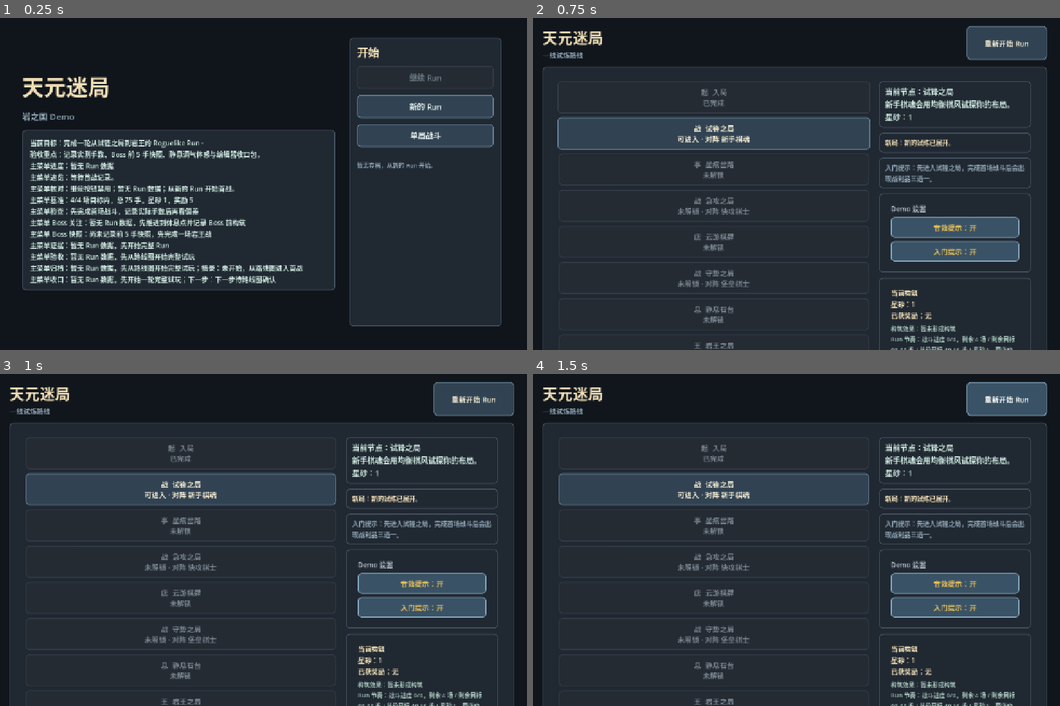
Above: before the commit, frames 1-4 (two rows, left to right).
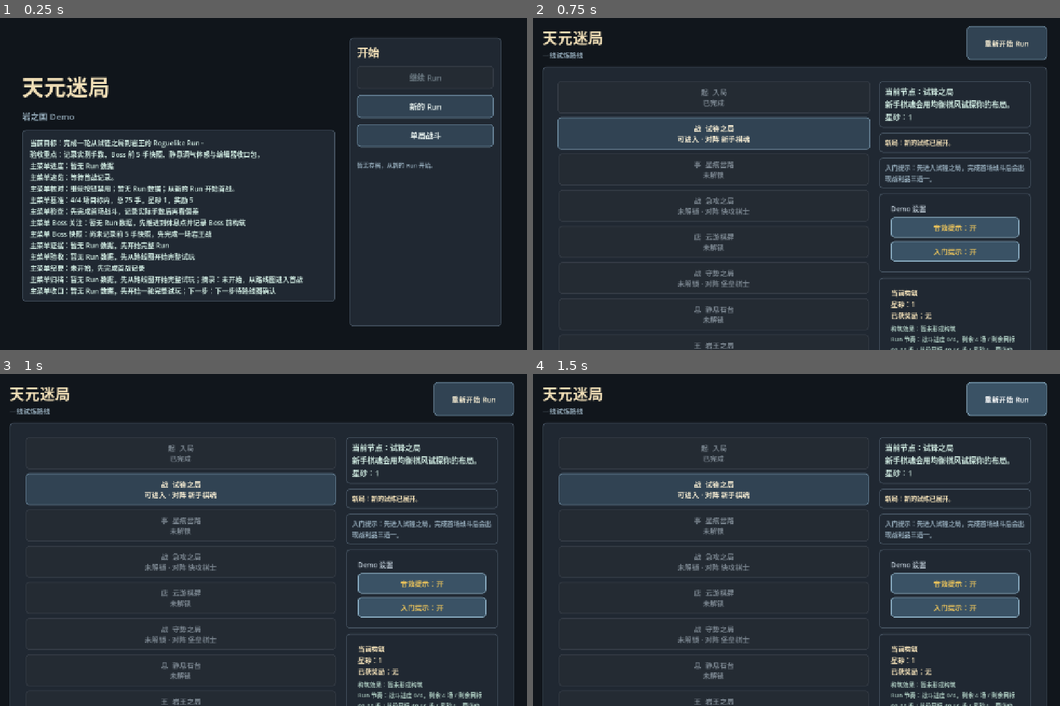
Above: after the commit, the same moments.

Repository: eason522/game
Game: Godot game, scene res://scenes/ui/MainMenu.tscn
The game is run twice, just before and just after one commit, with the same random seed, the same clock (stepped at 60 frames per second) and the same inputs.
Inputs:
- Up to frame 1 (0.25 s): no input
- Up to frame 2 (0.75 s): click "新的 Run" at 0.5 s
- Up to frame 3 (1 s): no input
- Up to frame 4 (1.5 s): click "重新开始 Run" at 1.25 s

The runs differ from the first frame. In frame 1, 2.0% of the frame differs, in the area x 4-64%, y 74-86%; in frame 2, nothing differs; in frame 3, nothing differs; in frame 4, nothing differs.

Commit message:
推进主菜单验收纪要
本轮将编辑器验收纪要前置到 Demo 主菜单，继续 Run 前即可看到未开始、样本未齐、Boss-only 复核或 Demo 验收通过的记录口径。

验证：godot headless 冒烟测试全套通过，并确认 MainMenu 与 RunMap 场景可加载。

Diff:
--- a/scripts/ui/MainMenu.gd
+++ b/scripts/ui/MainMenu.gd
@@ -160,7 +160,7 @@
 		var snapshot_lines: Array = playtest_simulator.get_live_playtest_snapshot_lines(resume_state)
 		continue_button.text = _resume_button_text(resume_state)
 		status_label.text = "检测到可继续的 Run。\n%s" % _first_line(next_action_lines)
-		summary_label.text = "%s\n主菜单进度：%s\n主菜单速览：%s\n%s\n%s\n%s\n%s\n%s\n%s\n%s\n%s\n%s" % [
+		summary_label.text = "%s\n主菜单进度：%s\n主菜单速览：%s\n%s\n%s\n%s\n%s\n%s\n%s\n%s\n%s\n%s\n%s" % [
 			_base_summary_text(),
 			_first_line(snapshot_lines).trim_prefix("实机快照："),
 			" / ".join(closeout_lines),
@@ -171,13 +171,14 @@
 			_get_main_menu_boss_snapshot_line(resume_state),
 			_get_main_menu_evidence_line(resume_state),
 			_get_main_menu_acceptance_gate_line(resume_state),
+			_get_main_menu_acceptance_note_line(resume_state),
 			_get_main_menu_archive_excerpt_line(resume_state),
 			_get_main_menu_closeout_line(resume_state),
 		]
 	else:
 		continue_button.text = "继续 Run"
 		status_label.text = "暂无存档，从新的 Run 开始。"
-		summary_label.text = "%s\n主菜单进度：暂无 Run 数据\n主菜单速览：等待首战记录。\n主菜单核对：继续按钮禁用；暂无 Run 数据；从新的 Run 开始首战。\n%s\n%s\n%s\n%s\n%s\n%s\n%s\n%s" % [
+		summary_label.text = "%s\n主菜单进度：暂无 Run 数据\n主菜单速览：等待首战记录。\n主菜单核对：继续按钮禁用；暂无 Run 数据；从新的 Run 开始首战。\n%s\n%s\n%s\n%s\n%s\n%s\n%s\n%s\n%s" % [
 			_base_summary_text(),
 			_get_main_menu_baseline_line(),
 			_get_main_menu_playtest_check_line(null),
@@ -185,6 +186,7 @@
 			_get_main_menu_boss_snapshot_line(null),
 			_get_main_menu_evidence_line(null),
 			_get_main_menu_acceptance_gate_line(null),
+			_get_main_menu_acceptance_note_line(null),
 			_get_main_menu_archive_excerpt_line(null),
 			_get_main_menu_closeout_line(null),
 		]
@@ -292,6 +294,11 @@
 	return "主菜单验收：%s" % " / ".join(trimmed_lines)
 
 
+func _get_main_menu_acceptance_note_line(run_state) -> String:
+	var note_lines: Array = playtest_simulator.get_editor_acceptance_note_lines(run_state)
+	return "主菜单纪要：%s" % _first_line(note_lines).trim_prefix("编辑器纪要：")
+
+
 func _get_main_menu_closeout_line(run_state) -> String:
 	var live_closeout_lines: Array = playtest_simulator.get_live_run_closeout_lines(run_state)
 	var editor_packet_lines: Array = playtest_simulator.get_editor_closeout_packet_lines(run_state)
--- a/tests/main_menu_smoke.gd
+++ b/tests/main_menu_smoke.gd
@@ -73,6 +73,9 @@
 	if scene.summary_label == null or not scene.summary_label.text.contains("主菜单验收") or not scene.summary_label.text.contains("暂无 Run 数据"):
 		failures.append("main menu: expected no-save acceptance gate line")
 
+	if scene.summary_label == null or not scene.summary_label.text.contains("主菜单纪要") or not scene.summary_label.text.contains("未开始"):
+		failures.append("main menu: expected no-save acceptance note line")
+
 	if scene.summary_label == null or not scene.summary_label.text.contains("主菜单归档") or not scene.summary_label.text.contains("暂无 Run 数据"):
 		failures.append("main menu: expected no-save archive and excerpt line")
 
@@ -120,6 +123,9 @@
 
 	if scene.summary_label == null or not scene.summary_label.text.contains("主菜单验收") or not scene.summary_label.text.contains("实机样本未齐 0/4"):
 		failures.append("main menu: expected saved-run acceptance gate line to keep the sample open")
+
+	if scene.summary_label == null or not scene.summary_label.text.contains("主菜单纪要") or not scene.summary_label.text.contains("未开始"):
+		failures.append("main menu: expected saved-run acceptance note line to request the first battle")
 
 	if scene.summary_label == null or not scene.summary_label.text.contains("主菜单归档") or not scene.summary_label.text.contains("等待首战记录"):
 		failures.append("main menu: expected saved-run archive line to wait for the first battle")
@@ -156,6 +162,9 @@
 	if scene.summary_label == null or not scene.summary_label.text.contains("主菜单验收") or not scene.summary_label.text.contains("实机样本未齐 1/4"):
 		failures.append("main menu: expected acceptance gate line to reflect partial live run progress")
 
+	if scene.summary_label == null or not scene.summary_label.text.contains("主菜单纪要") or not scene.summary_label.text.contains("样本 1/4"):
+		failures.append("main menu: expected acceptance note line to keep partial saved runs open")
+
 	if scene.summary_label == null or not scene.summary_label.text.contains("主菜单归档") or not scene.summary_label.text.contains("样本 1/4 未齐"):
 		failures.append("main menu: expected archive line to keep partial saved runs open")
 
@@ -268,6 +277,9 @@
 	if scene.summary_label == null or not scene.summary_label.text.contains("主菜单验收") or not scene.summary_label.text.contains("可作为本轮 Demo 实机验收"):
 		failures.append("main menu: expected accepted run acceptance gate result on the menu")
 
+	if scene.summary_label == null or not scene.summary_label.text.contains("主菜单纪要") or not scene.summary_label.text.contains("Demo 验收通过"):
+		failures.append("main menu: expected accepted run acceptance note on the menu")
+
 	if scene.summary_label == null or not scene.summary_label.text.contains("摘录：Demo 验收通过"):
 		failures.append("main menu: expected accepted run recap excerpt on the menu")
 
Not shown, changed: DEVELOPMENT_PLAN.md
Not shown, changed: README.md
